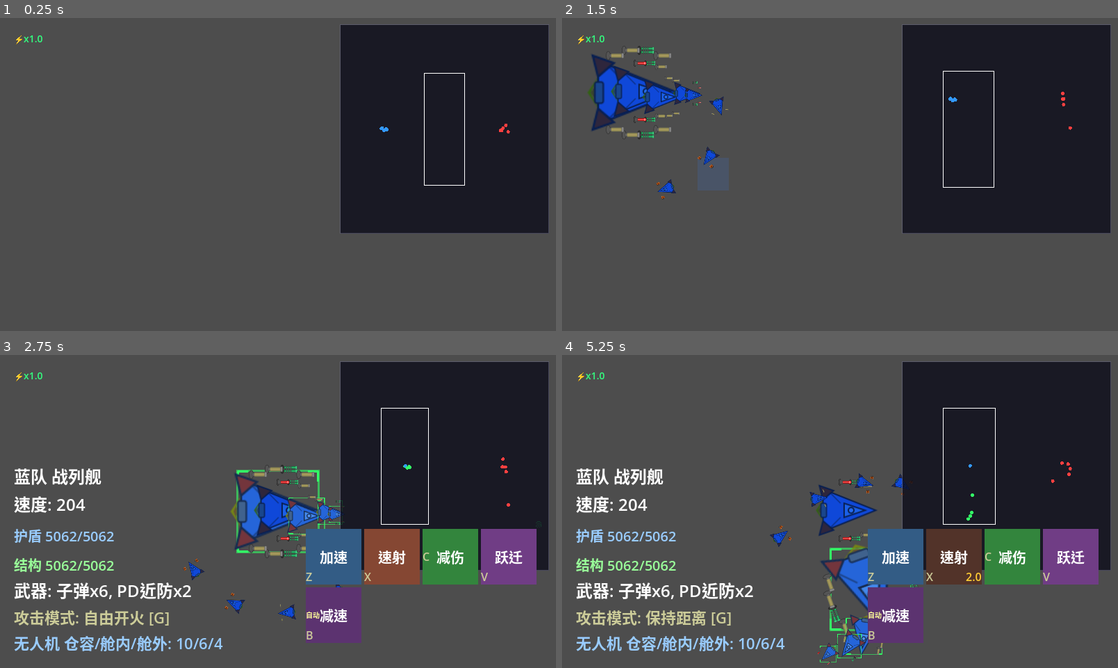
Above: before the commit, frames 1-4 (two rows, left to right).
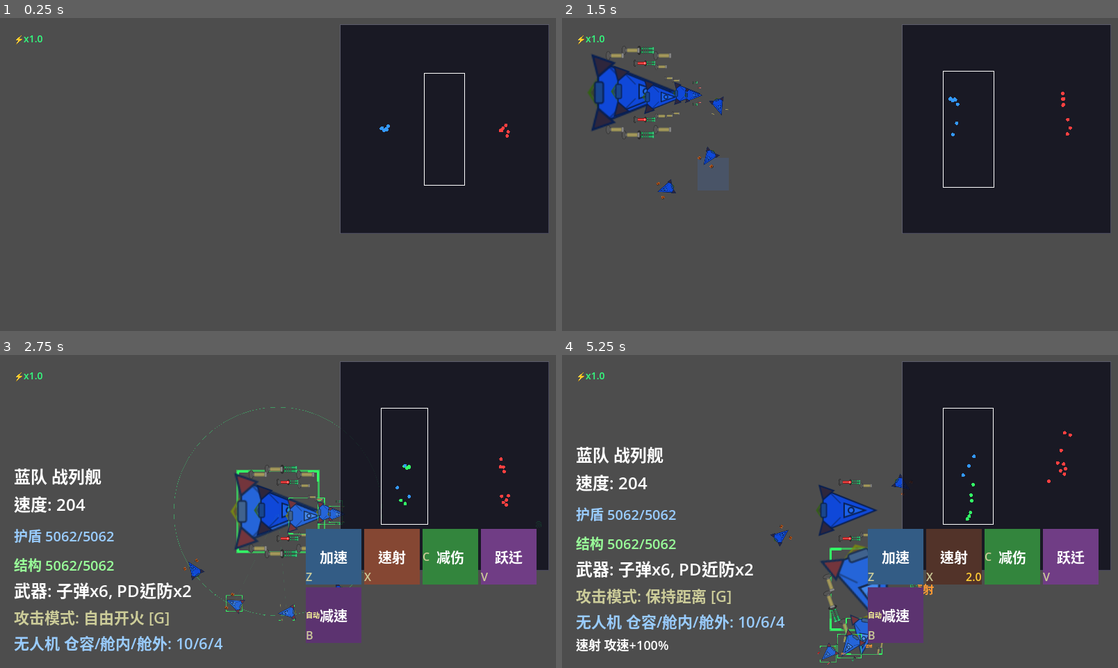
Above: after the commit, the same moments.

Repository: ZhanXuzhao/SpaceRTS
Game: Godot game, scene res://scenes/main.tscn
Same seed, same stepped clock (60 frames per second), same inputs: the game is played once before the commit and once after it.
Inputs (mouse positions are in pixels of both pictures, inside the frame that each line leads up to):
- Up to frame 1 (0.25 s): no input
- Up to frame 2 (1.5 s): tap Enter at 0.5 s; move the mouse to (962, 158) at 0.52 s; hold W 0.53-1.25 s; tap R at 0.6 s; click (962, 158) at 0.67 s; drag from (728, 190) to (634, 93) at 1.27 s
- Up to frame 3 (2.75 s): move the mouse to (333, 442) at 2.02 s; hold W from 2.03 s (still down); tap H at 2.1 s
- Up to frame 4 (5.25 s): release W at 2.75 s; drag from (812, 574) to (867, 514) at 2.77 s; move the mouse to (1006, 558) at 3.52 s; hold A 3.53-4.25 s; tap G at 3.6 s; drag from (673, 464) to (873, 577) at 4.27 s; move the mouse to (867, 511) at 5.02 s; hold A from 5.03 s (still down); tap X at 5.1 s; click (867, 511) at 5.17 s

The runs differ from the first frame. In frame 1, less than 0.1% of the frame differs, in the area x 69-92%, y 34-39%; in frame 2, less than 0.1%; in frame 3, 0.4%; in frame 4, 7.1%, in the area x 2-92%, y 16-96%.

Commit message:
feat: 实现buff/debuff叠加系统及HUD/单位双端显示
- 减速debuff改为叠加系统(_slow_debuffs数组)，多层减速效果相乘
- unit.gd新增get_active_buffs()/get_slow_mult()供HUD查询
- 单位右侧绘制buff名称(颜色区分，字体随尺寸缩放)
- HUD信息面板新增BuffLabel逐行显示buff名称+描述
- unit_movement.gd适配新的get_slow_mult()接口
- main.gd优化单位清理逻辑(原地过滤避免引用断裂)

Diff:
--- a/scripts/hud.gd
+++ b/scripts/hud.gd
@@ -20,6 +20,7 @@
 var _skill_panel: GridContainer
 var _skill_buttons: Array[MarginContainer] = []
 var _message_label: Label = null
+var _buff_label: Label = null
 
 const SKILL_NAMES := ["加速", "速射", "减伤", "跃迁", "减速"]
 const SKILL_COLORS := [
@@ -51,6 +52,13 @@
 	_attack_mode_label = $InfoPanel/AttackModeLabel
 	_drone_label = $InfoPanel/DroneLabel
 	_skill_panel = $SkillPanel
+
+	# 创建 Buff/Debuff 显示标签
+	_buff_label = Label.new()
+	_buff_label.name = "BuffLabel"
+	_buff_label.add_theme_font_size_override("font_size", 18)
+	_info_panel.add_child(_buff_label)
+	_info_panel.move_child(_buff_label, _info_panel.get_child_count() - 1)
 	for i in 5:
 		var btn = get_node("SkillPanel/SkillBtn" + str(i))
 		_skill_buttons.append(btn)
@@ -109,8 +117,23 @@
 	else:
 		_drone_label.visible = false
 
+	# ---- Buff/Debuff 显示 ----
+	_update_buff_display(unit)
+
 	# ---- 右下技能面板（GridContainer 自动布局）----
 	_update_skill_buttons(sel)
+
+
+func _update_buff_display(unit: Unit) -> void:
+	var buffs = unit.get_active_buffs()
+	if buffs.size() == 0:
+		_buff_label.visible = false
+		return
+	_buff_label.visible = true
+	var lines: Array[String] = []
+	for b in buffs:
+		lines.append(b["name"] + " " + b["desc"])
+	_buff_label.text = "\n".join(lines)
 
 
 func _update_skill_buttons(sel: Array) -> void:
@@ -223,6 +246,7 @@
 	_weapon_label.visible = false
 	_attack_mode_label.visible = false
 	_drone_label.visible = false
+	_buff_label.visible = false
 	_speed_indicator.visible = false
 	for btn in _skill_buttons:
 		btn.visible = false
@@ -239,6 +263,7 @@
 	_hull_label.visible = true
 	_weapon_label.visible = true
 	_attack_mode_label.visible = true
+	_buff_label.visible = true
 
 
 ## 临时提示消息（2 秒后自动消失）
--- a/scripts/main.gd
+++ b/scripts/main.gd
@@ -114,8 +114,13 @@
 		return
 	_check_game_over()
 
-	# 清理已释放的单位引用
-	_units = _units.filter(func(u): return is_instance_valid(u))
+	# 清理已释放的单位引用（原地过滤，保持 all_units 引用一致）
+	var i := 0
+	while i < _units.size():
+		if not is_instance_valid(_units[i]):
+			_units.remove_at(i)
+		else:
+			i += 1
 
 	# ---- AI 控制器（红队自动攻击蓝队） ----
 	for unit in _units:
--- a/scripts/unit.gd
+++ b/scripts/unit.gd
@@ -35,9 +35,8 @@
 var _attack_speed_mult: float = 1.0
 var _damage_taken_mult: float = 1.0
 var _slow_mult: float = 1.0
-## 来自敌方减速 debuff
-var _slow_debuff_mult: float = 1.0
-var _slow_debuff_timer: float = 0.0
+## 来自敌方减速 debuff（支持叠加）
+var _slow_debuffs: Array[Dictionary] = []  # 每项: {"factor": float, "timer": float}
 var _skill_timers: Array[float] = [0.0, 0.0, 0.0, 0.0, 0.0]
 const SKILL_CD: float = 2.0
 const SKILL_DURATION: float = 10.0
@@ -238,11 +237,14 @@
 					2: _damage_taken_mult = 1.0
 					3: _speed_mult = 1.0; _attack_speed_mult = 1.0
 					4: _slow_mult = 1.0
-	# 敌方减速 debuff 计时
-	if _slow_debuff_timer > 0:
-		_slow_debuff_timer -= delta
-		if _slow_debuff_timer <= 0:
-			_slow_debuff_mult = 1.0
+	# 敌方减速 debuff 叠加计时
+	var i := 0
+	while i < _slow_debuffs.size():
+		_slow_debuffs[i]["timer"] -= delta
+		if _slow_debuffs[i]["timer"] <= 0:
+			_slow_debuffs.remove_at(i)
+		else:
+			i += 1
 
 
 func _update_shield(delta: float) -> void:
@@ -447,10 +449,36 @@
 	_skill_cooldowns[4] = SKILL_CD
 
 
-## 被施加减速 debuff
+## 被施加减速 debuff（叠加：每次新加一层）
 func take_slow_debuff(factor: float, duration: float) -> void:
-	_slow_debuff_mult = factor
-	_slow_debuff_timer = duration
+	_slow_debuffs.append({"factor": factor, "timer": duration})
+
+
+## 获取当前减速 debuff 叠加后的总倍率
+func get_slow_mult() -> float:
+	if _slow_debuffs.size() == 0:
+		return 1.0
+	var mult := 1.0
+	for d in _slow_debuffs:
+		mult *= d["factor"]
+	return mult
+
+
+## 获取当前所有活跃 buff/debuff 信息（供 HUD 显示）
+func get_active_buffs() -> Array[Dictionary]:
+	var result: Array[Dictionary] = []
+	if _skill_timers[0] > 0:
+		result.append({"name": "加速", "desc": "速度+100%", "color": Color(0.2, 1.0, 0.3)})
+	if _skill_timers[1] > 0:
+		result.append({"name": "速射", "desc": "攻速+100%", "color": Color(1.0, 0.6, 0.2)})
+	if _skill_timers[2] > 0:
+		result.append({"name": "减伤", "desc": "受伤-50%", "color": Color(0.2, 0.8, 1.0)})
+	if _slow_debuffs.size() > 0:
+		var count = _slow_debuffs.size()
+		var slow_pct = int((1.0 - get_slow_mult()) * 100.0)
+		var label = "减速" if count == 1 else "减速 x%d" % count
+		result.append({"name": label, "desc": "速度-%d%%" % slow_pct, "color": Color(1.0, 0.3, 0.3)})
+	return result
 
 func _set_is_selected(value: bool) -> void:
 	is_selected = value
@@ -497,6 +525,19 @@
 		draw_circle(arrow_pos, 3.0, Color(0.2, 1.0, 0.5, 0.5))
 		# 指向目标中心的连线
 		draw_line(Vector2.ZERO, center, Color(0.2, 1.0, 0.5, 0.1), 1.0)
+
+	# ---- Buff/Debuff 显示（单位右侧从上到下）----
+	var buff_entries = get_active_buffs()
+	if buff_entries.size() > 0:
+		var font = ThemeDB.fallback_font
+		var font_size: int = max(1, int(11.0 * _size_mult))
+		var line_h: float = font_size * 1.3
+		var total_h = buff_entries.size() * line_h
+		var x = 32.0 * _size_mult + 30.0
+		var y = -total_h / 2.0 + line_h * 0.8
+		for e in buff_entries:
+			draw_string(font, Vector2(x, y), e["name"], HORIZONTAL_ALIGNMENT_LEFT, -1, font_size, e["color"])
+			y += line_h
 
 	# 激光持续射线（从每个激光炮台指向目标）
 	if is_instance_valid(_current_target) and _current_target.team != team and _laser_cycle_timer > 0:
--- a/scripts/unit_movement.gd
+++ b/scripts/unit_movement.gd
@@ -34,7 +34,7 @@
 		if dist < SEPARATION_RADIUS and dist > 0.001:
 			separation += to_other.normalized() * (SEPARATION_RADIUS - dist) / SEPARATION_RADIUS
 
-	var effective_speed = unit.speed * unit._speed_mult * unit._slow_mult * unit._slow_debuff_mult
+	var effective_speed = unit.speed * unit._speed_mult * unit._slow_mult * unit.get_slow_mult()
 	var velocity = desired_velocity + separation * unit.speed * 1.5
 	if velocity.length() > effective_speed:
 		velocity = velocity.normalized() * effective_speed
